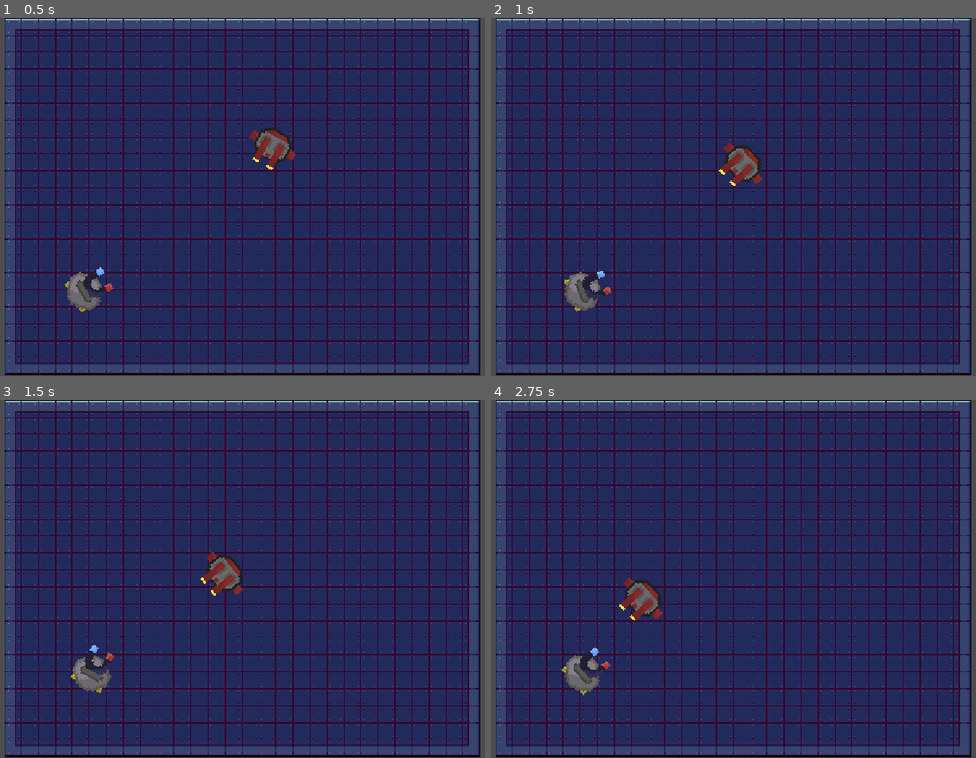
Above: before the commit, frames 1-4 (two rows, left to right).
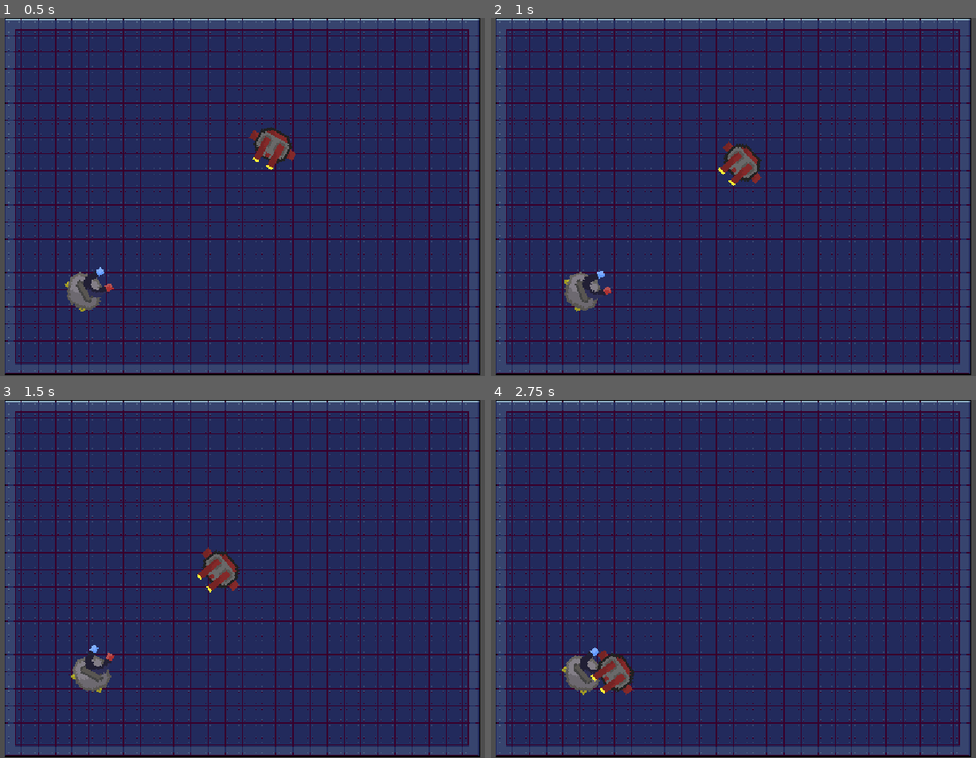
Above: after the commit, the same moments.

Repository: FazalThe/magslam
Game: Godot game, scene res://main.tscn
Same seed, same stepped clock (60 frames per second), same inputs: the game is played once before the commit and once after it.
Inputs (mouse positions are in pixels of both pictures, inside the frame that each line leads up to):
- Up to frame 1 (0.5 s): no input
- Up to frame 2 (1 s): move the mouse to (869, 179) at 0.52 s; hold Right mouse button (Right) from 0.53 s (still down); tap D (D) at 0.6 s
- Up to frame 3 (1.5 s): move the mouse to (111, 596) at 1.27 s; release Right mouse button (Right) at 1.28 s; right-click (111, 596) at 1.35 s
- Up to frame 4 (2.75 s): tap D (D) at 1.55 s; move the mouse to (791, 500) at 2.02 s; hold Right mouse button (Right) from 2.03 s (still down); tap A (A) at 2.1 s

Frame 1 is identical in both runs. In frame 2, 0.2% of the frame differs, in the area x 46-56%, y 34-47%; in frame 3, 0.6%; in frame 4, 1.4%, in the area x 20-36%, y 49-83%.

Commit message:
added collision damage var

Diff:
--- a/attract_area.gd
+++ b/attract_area.gd
@@ -15,9 +15,9 @@
 
 
 func attract(body: CharacterBody2D):
-	var angle = parent.global_rotation
-	print(angle)
-	var center: Vector2 = global_position + (Vector2(cos(angle),sin(angle)) * 200)
+
+	#var center: Vector2 = global_position + (Vector2(cos(angle),sin(angle)) * 200) #pulls towards a point infron of mag
+	var center: Vector2 = global_position #pull towards the center of mag
 	var dir = -center.direction_to(body.global_position)
 	var dist = global_position.distance_to(body.global_position)
 	var factor = (1/(dist*dist))*1000
--- a/dualbot.gd
+++ b/dualbot.gd
@@ -5,6 +5,7 @@
 
 const minDistance = 220
 const SPEED = 300.0
+var health = 100
 
 
 func _physics_process(delta: float) -> void:
@@ -19,4 +20,24 @@
 	if distance > minDistance:
 		position = lerp(position, magPosition, 0.2*delta)
 
+	var speed = velocity.length()
+
 	move_and_slide()
+
+	if get_slide_collision_count() > 0:
+		var collision = get_slide_collision(0)
+
+		if speed > 100:
+			var damage = (speed - 100) * 0.1
+			take_damage(damage)
+			var collider = collision.get_collider()
+			if collider != $"../TileMapLayer":
+				collision.get_collider().take_damage(damage)
+			else:
+				print("collided with wall")
+
+
+
+
+func take_damage(damage):
+	health -= damage
--- a/player.gd
+++ b/player.gd
@@ -3,6 +3,7 @@
 @onready var sprite: Sprite2D = $Sprite2D
 
 const SPEED = 200.0
+var health = 300
 
 
 func _physics_process(delta: float) -> void:
@@ -28,3 +29,6 @@
 	#attraction
 
 	move_and_slide()
+
+func take_damage(damage):
+	health -= damage
